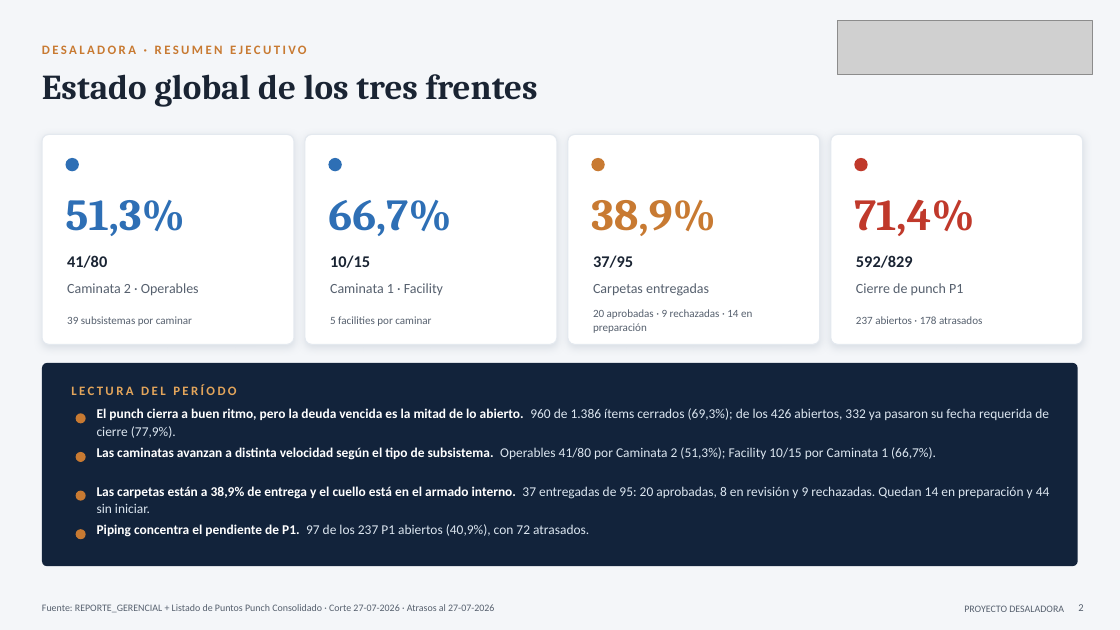
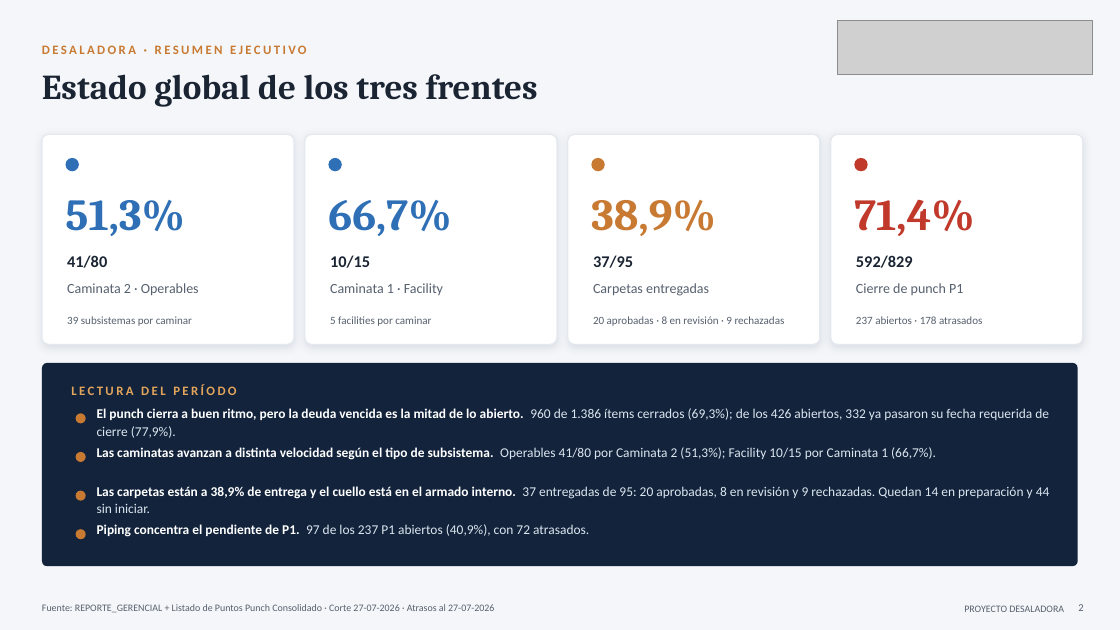
Before and after one commit to tdkvalex/Dashboard-HSEQ, a slide deck: slide 2 of panel_control_TOP_P1/Panel_Control_TOP_P1.pptx. Drawn at 1120x630 pixels with LibreOffice and Linux fonts; fonts in the diff are those of the drawing; grey boxes stand for pictures. Boxes give left, top, right and bottom in pixels: in the first picture for what was removed or moved away, otherwise in the second. Text is boxed around its words. In the diff, an @@ line names an element or a change of style, - is before the commit and + after.

```diff
--- a/panel_control_TOP_P1/Panel_Control_TOP_P1.pptx
+++ b/panel_control_TOP_P1/Panel_Control_TOP_P1.pptx
@@ text at (x1=593, y1=316, x2=785, y2=326): text changed @@
-20 aprobadas · 9 rechazadas · 14 en preparación
+20 aprobadas · 8 en revisión · 9 rechazadas
```
Also in this commit, not shown: 1 other slide changed, 5 other files.
